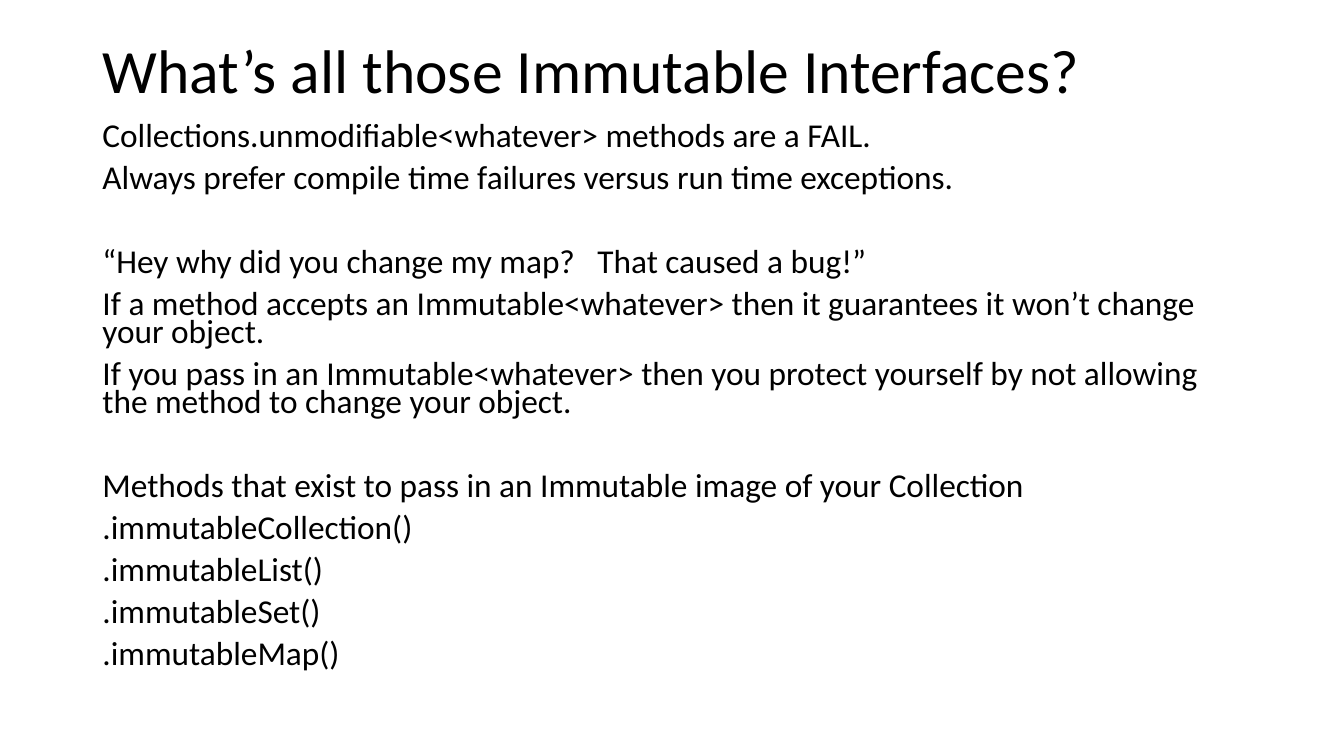
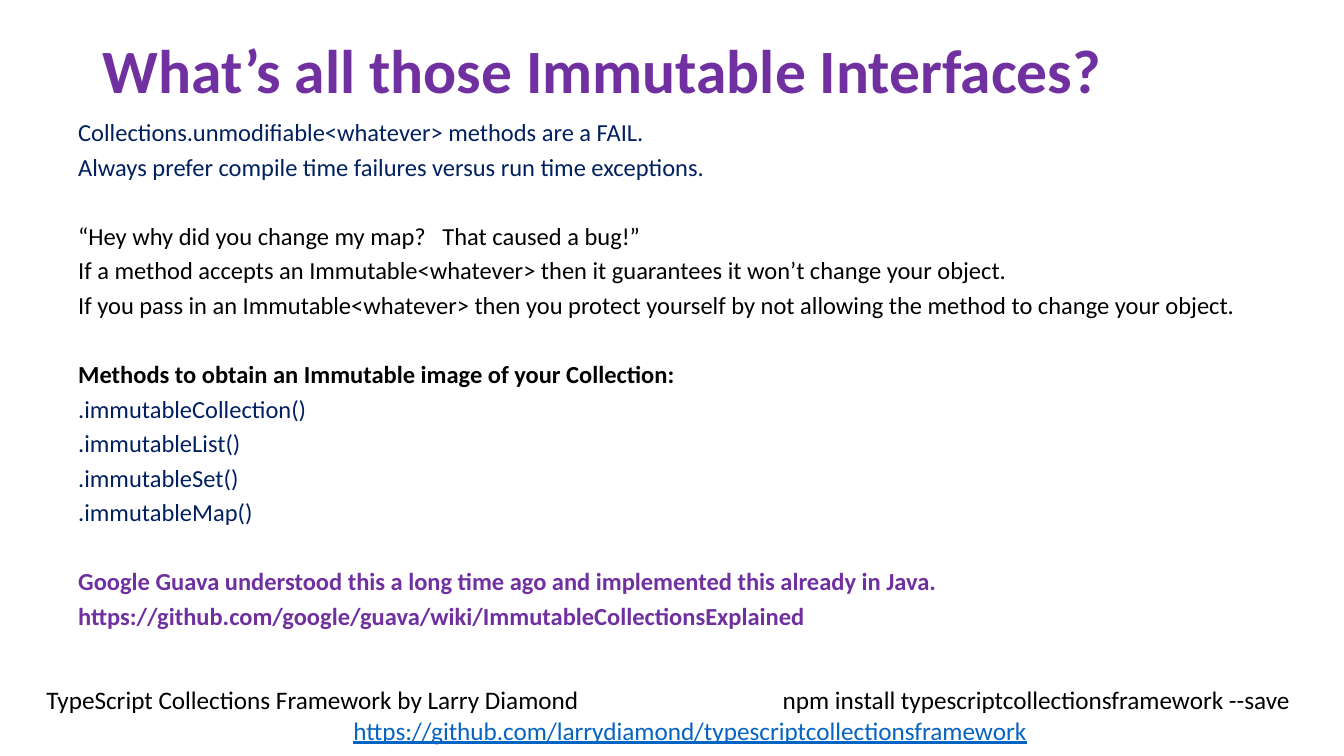
Before and after one commit to larrydiamond/typescriptcollectionsframework, a slide deck: slide 8 of IntroductionToTheTypeScriptCollectionFramework.pptx (slide 5 before the commit). Drawn at 1344x756 pixels with LibreOffice and Linux fonts; fonts in the diff are those of the drawing. Boxes give left, top, right and bottom in pixels: in the first picture for what was removed or moved away, otherwise in the second. Text is boxed around its words. In the diff, an @@ line names an element or a change of style, - is before the commit and + after.

Commit message:
Updated presentation

```diff
--- a/IntroductionToTheTypeScriptCollectionFramework.pptx
+++ b/IntroductionToTheTypeScriptCollectionFramework.pptx
@@ title "What’s all those Immutable Interfaces?" at bbox=[102, 48, 1101, 94]: text colour #000000 to #7030A0, bold on @@
@@ text "Collections.unmodifiable<whatever> methods are a FAIL.": place and size @@
-text "Collections.unmodifiable<whatever> methods are a FAIL." at bbox=[102, 124, 1197, 671]
+text "Collections.unmodifiable<whatever> methods are a FAIL." at bbox=[78, 124, 1233, 629]
@@ text at bbox=[78, 124, 1233, 525]: size 23.8 to 17.5 pt in "Collections.unmodifiable<whatever> methods are a FAIL.", "Always prefer compile time failures versus run ...", "“Hey why did you change my map? ...", "If a method accepts an Immutable<whatever> then ..." and 5 more places; text colour #000000 to #002060 in "Collections.unmodifiable<whatever> methods are a FAIL.", "Always prefer compile time failures versus run ...", ".immutableCollection()", ".immutableList()" and 2 more places @@
@@ text at bbox=[78, 365, 674, 387]: text changed; size 23.8 to 17.5 pt; bold on @@
-Methods that exist to pass in an Immutable image of your Collection
+Methods to obtain an Immutable image of your Collection:
@@ text at bbox=[78, 573, 936, 629]: paragraphs added @@
+Google Guava understood this a long time ago and implemented this already in Java.
+https://github.com/google/guava/wiki/ImmutableCollectionsExplained
@@ text added at bbox=[46, 691, 1290, 745], 18 pt, text #000000 @@
+TypeScript Collections Framework by Larry Diamond npm install typescriptcollectionsframework --save
+https://github.com/larrydiamond/typescriptcollectionsframework
```
Also in this commit, not shown: 2 other slides changed, 6 slides added, 4 slides removed.
